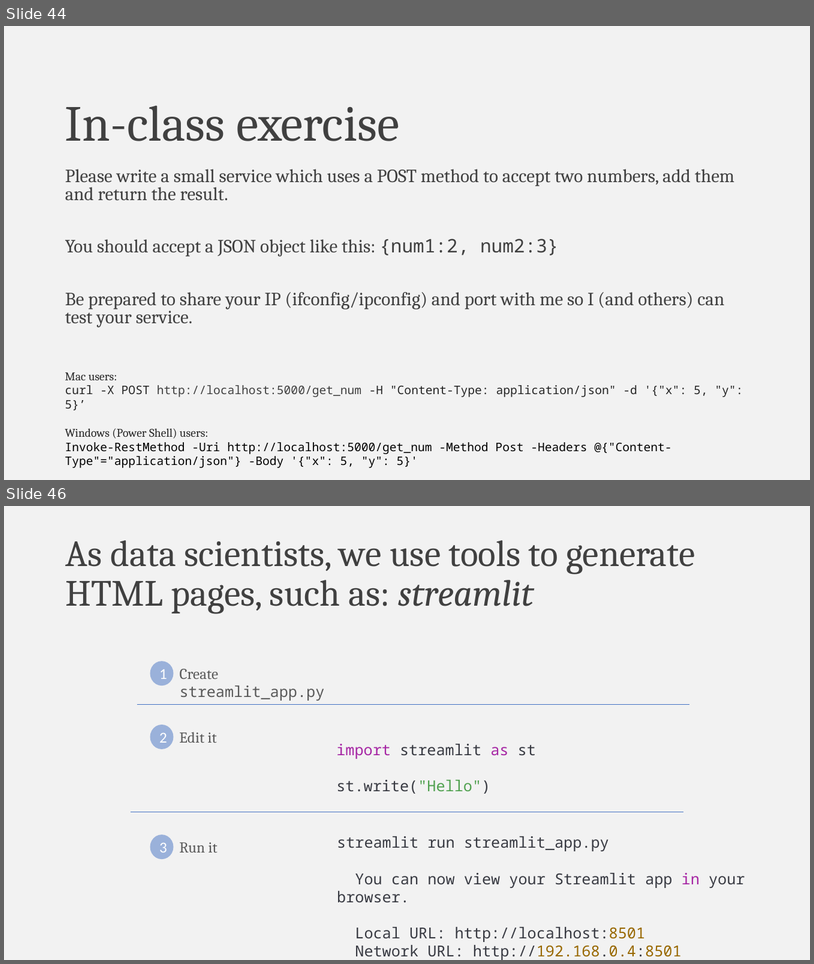
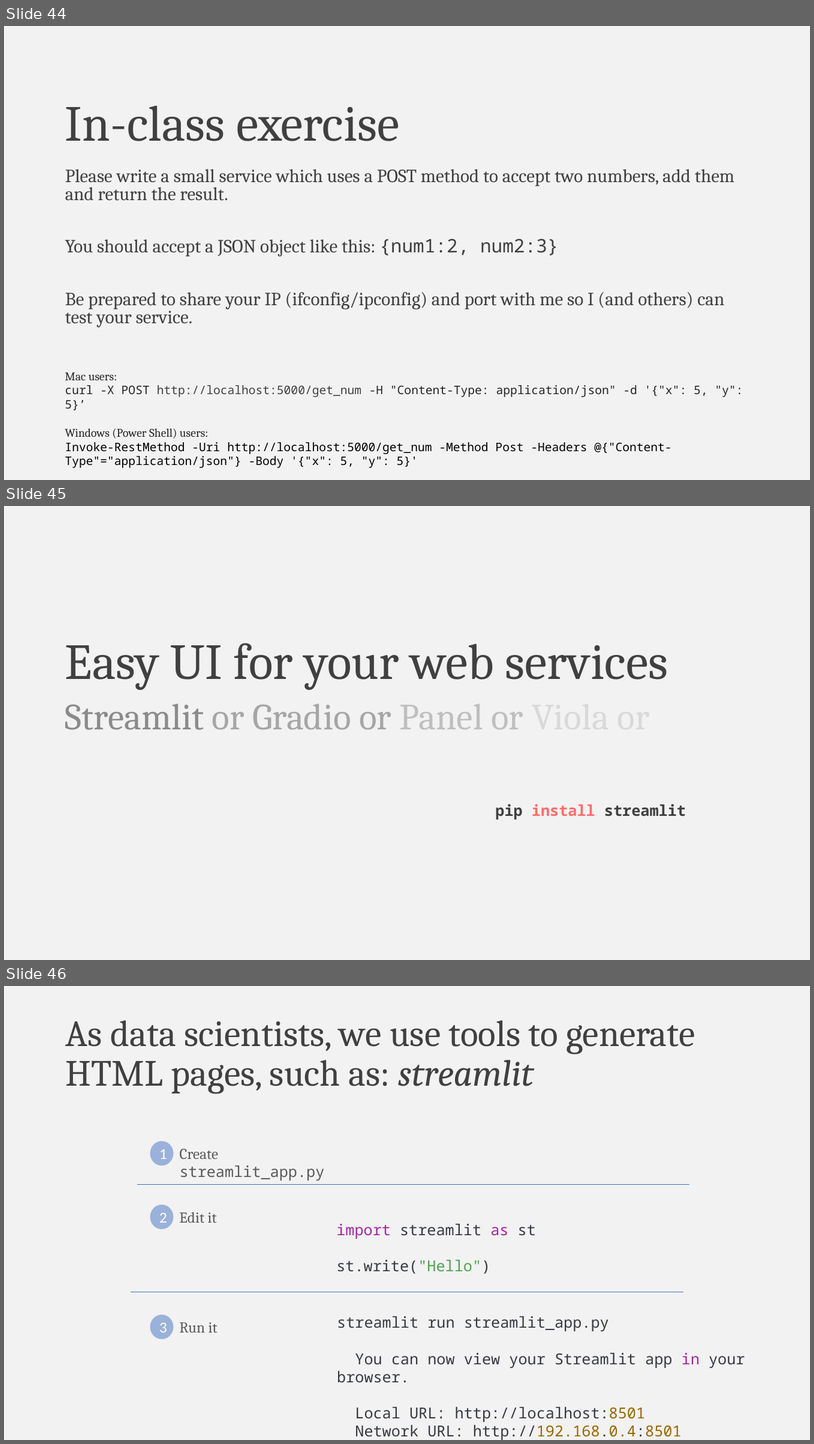
Before and after one commit to falconair/ProgrammingForAnalytics, a slide deck: lectures/075_web_services/The web, under the hood.pptx. Shown one above the other, each under a label of ours: slides 44 and 46 before the commit, slides 44, 45 and 46 after it; the slides between them are not shown. The pictures are 814x964 and 814x1444 pixels, drawn with LibreOffice and Linux fonts; fonts in the diff are those of the drawing. Boxes give left, top, right and bottom in pixels: in the first picture for what was removed or moved away, otherwise in the second. Text is boxed around its words. In the diff, an @@ line names an element or a change of style, - is before the commit and + after.

```diff
--- a/lectures/075_web_services/The web, under the hood.pptx
+++ b/lectures/075_web_services/The web, under the hood.pptx
@@ slide 45 added at (4, 506, 810, 960), background #F2F2F2 @@
@@ title added at (65, 643, 668, 690), 60 pt, text #404040 @@
+Easy UI for your web services
@@ text added at (65, 703, 524, 730), 44 pt, text #A6A6A6 @@
+Streamlit or Gradio or Panel or Viola or
@@ text added at (495, 804, 686, 819), 18 pt, text #404040, bold @@
+pip install streamlit
```
Also in this commit, not shown: 3 slides changed, 1 slide removed, 14 other files.
